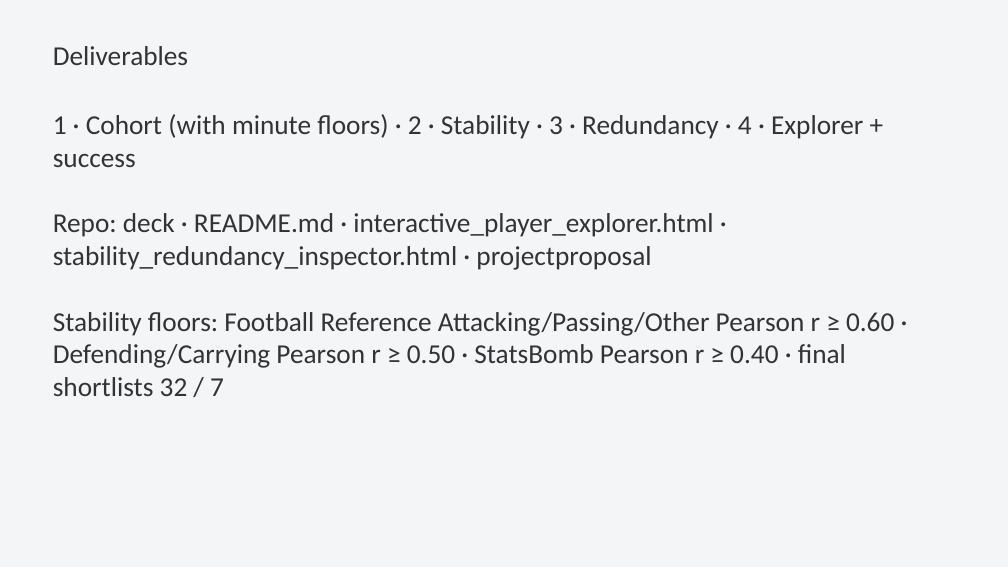
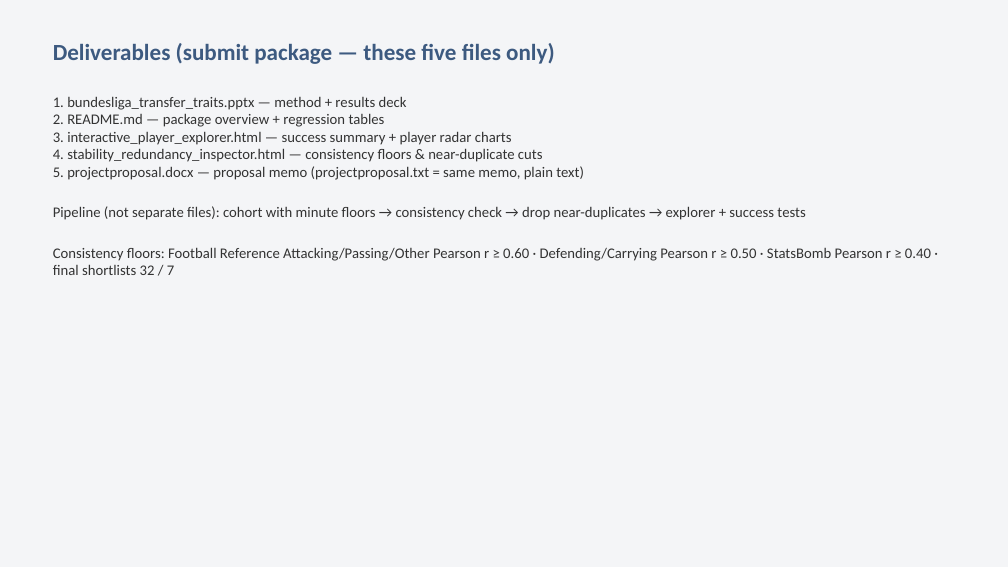
Before and after one commit to colbymorris08/bundesliga-transfer-traits, a slide deck: slide 24 of bundesliga_transfer_traits.pptx. Drawn at 1008x567 pixels with LibreOffice and Linux fonts; fonts in the diff are those of the drawing. Boxes give left, top, right and bottom in pixels: in the first picture for what was removed or moved away, otherwise in the second. Text is boxed around its words. In the diff, an @@ line names an element or a change of style, - is before the commit and + after.

```diff
--- a/bundesliga_transfer_traits.pptx
+++ b/bundesliga_transfer_traits.pptx
@@ text at [53, 43, 931, 275]: text changed; size 26 to 14 pt @@
-Deliverables
-1 · Cohort (with minute floors) · 2 · Stability · 3 · Redundancy · 4 · Explorer + success
-Repo: deck · README.md · interactive_player_explorer.html · stability_redundancy_inspector.html · projectproposal
-Stability floors: Football Reference Attacking/Passing/Other Pearson r ≥ 0.60 · Defending/Carrying Pearson r ≥ 0.50 · StatsBomb Pearson r ≥ 0.40 · final shortlists 32 / 7
+Deliverables (submit package — these five files only)
+1. bundesliga_transfer_traits.pptx — method + results deck
+2. README.md — package overview + regression tables
+3. interactive_player_explorer.html — success summary + player radar charts
+4. stability_redundancy_inspector.html — consistency floors & near-duplicate cuts
+5. projectproposal.docx — proposal memo (projectproposal.txt = same memo, plain text)
+Pipeline (not separate files): cohort with minute floors → consistency check → drop near-duplicates → explorer + success tests
+Consistency floors: Football Reference Attacking/Passing/Other Pearson r ≥ 0.60 · Defending/Carrying Pearson r ≥ 0.50 · StatsBomb Pearson r ≥ 0.40 · final shortlists 32 / 7
```
Also in this commit, not shown: 3 other files.
